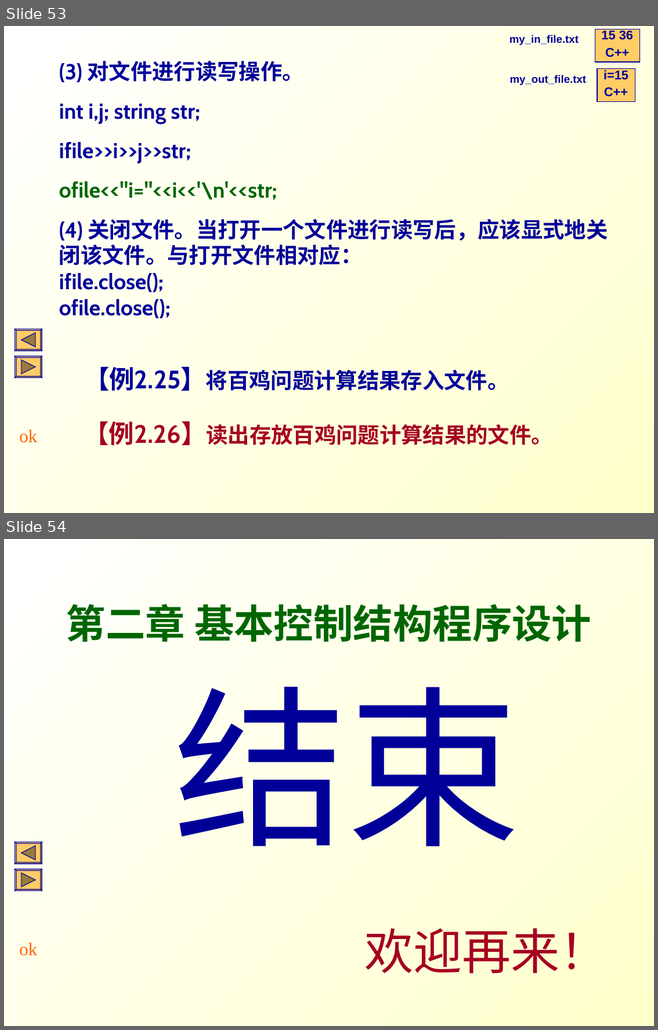
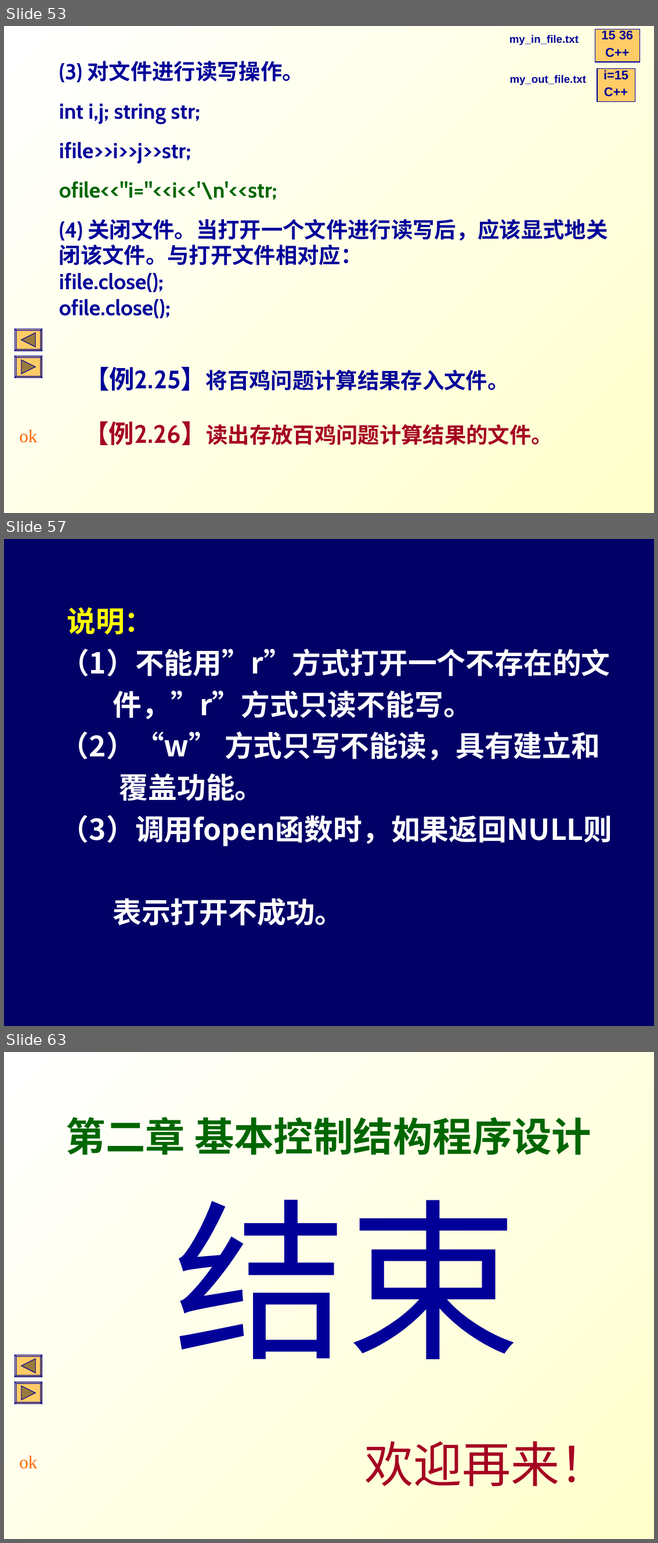
Before and after one commit to Changhe160/Changhe160.github.io, a slide deck: teachingRes/Cplusplus/unit02控制结构.ppt. Shown one above the other, each under a label of ours: slides 53 and 54 before the commit, slides 53, 57 and 63 after it; the slides between them are not shown. The pictures are 658x1030 and 658x1543 pixels, drawn with LibreOffice and Linux fonts; fonts in the diff are those of the drawing. Boxes give left, top, right and bottom in pixels: in the first picture for what was removed or moved away, otherwise in the second. Text is boxed around its words. In the diff, an @@ line names an element or a change of style, - is before the commit and + after.

```diff
--- a/teachingRes/Cplusplus/unit02控制结构.ppt
+++ b/teachingRes/Cplusplus/unit02控制结构.ppt
@@ slide 57 added at (4,539,654,1026), background #000066 @@
@@ text added at (60,607,612,926), 32 pt, text #FFFFFF, bold @@
+说明：
+（1）不能用”r”方式打开一个不存在的文
+件，”r”方式只读不能写。
+（2）“w” 方式只写不能读，具有建立和
+覆盖功能。
+（3）调用fopen函数时，如果返回NULL则
+表示打开不成功。
@@ what was slide 54 is now slide 63 @@
```
Also in this commit, not shown: 8 other slides added, 1 other file.
